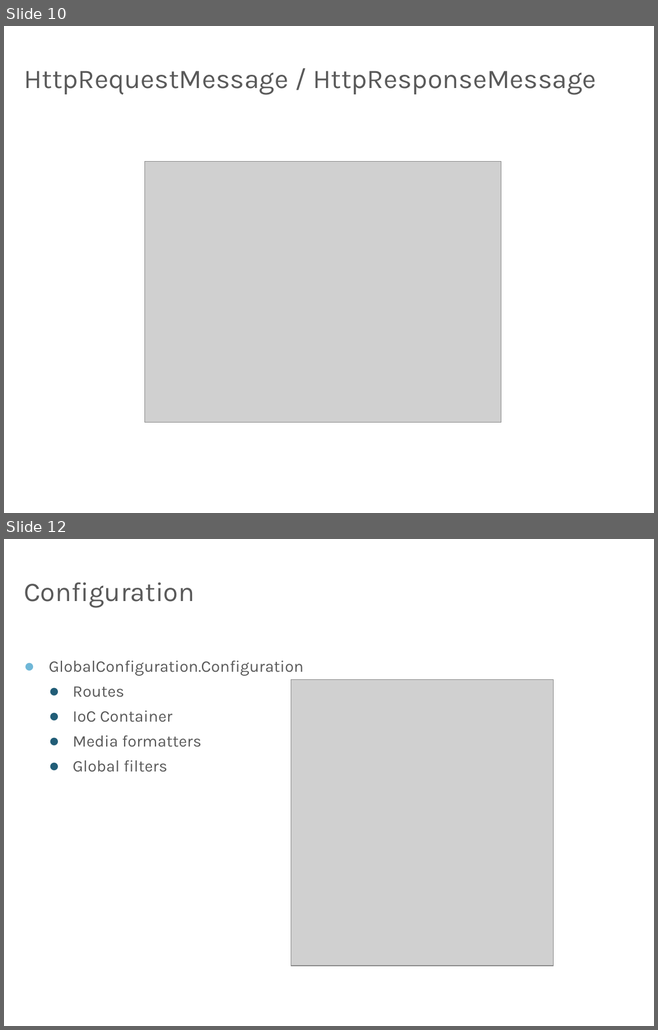
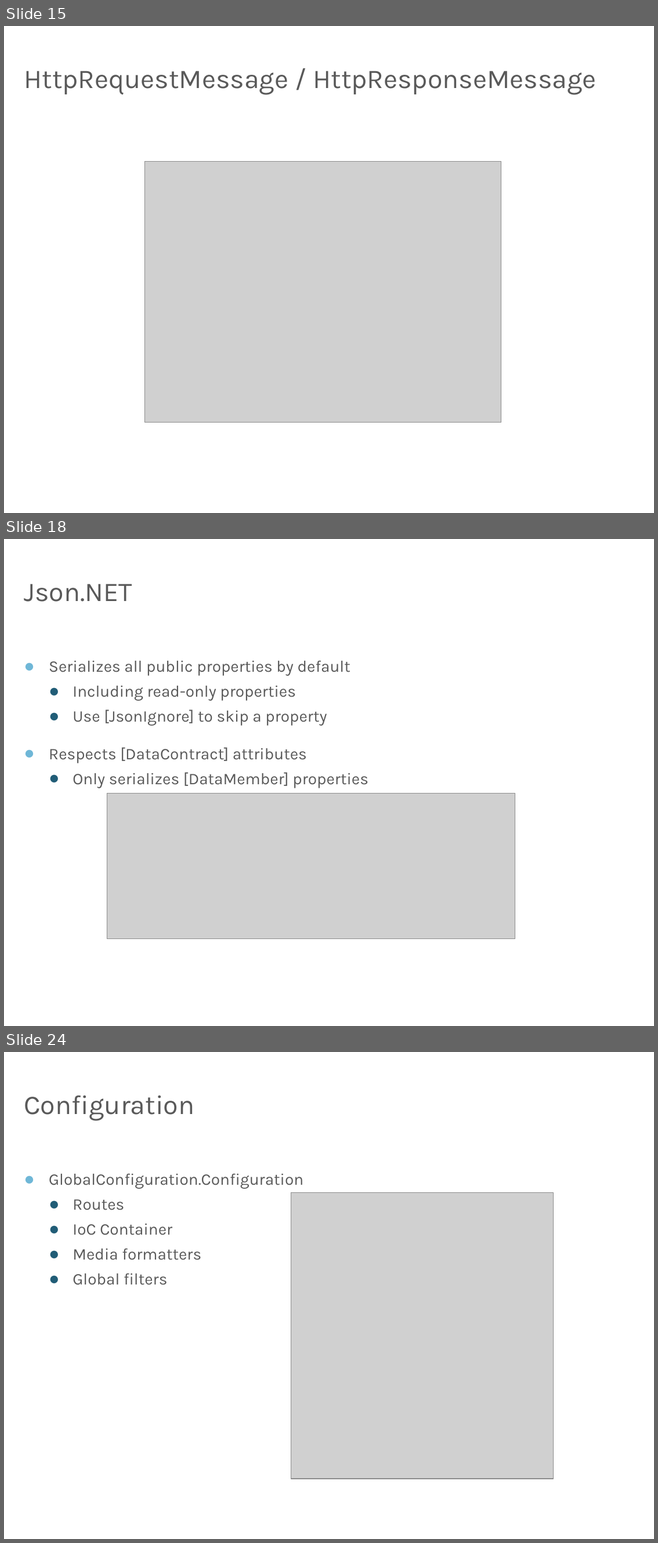
Before and after one commit to OdeToCode/classes, a slide deck: mvc/slides/w2_WebAPI_Core.pptx. Shown one above the other, each under a label of ours: slides 10 and 12 before the commit, slides 15, 18 and 24 after it; the slides between them are not shown. The pictures are 658x1030 and 658x1543 pixels, drawn with LibreOffice and Linux fonts; fonts in the diff are those of the drawing; grey boxes stand for pictures; background and template pictures are left out. Boxes give left, top, right and bottom in pixels: in the first picture for what was removed or moved away, otherwise in the second. Text is boxed around its words. In the diff, an @@ line names an element or a change of style, - is before the commit and + after.

```diff
--- a/mvc/slides/w2_WebAPI_Core.pptx
+++ b/mvc/slides/w2_WebAPI_Core.pptx
@@ slide 18 added at (4, 539, 654, 1026), background picture (left out) @@
@@ title added at (24, 584, 132, 602), 30 pt, text #595959 @@
+Json.NET
@@ text added at (49, 661, 368, 788), 18 pt, text #595959 @@
+● Serializes all public properties by default
+  ● Including read-only properties
+  ● Use [JsonIgnore] to skip a property
+● Respects [DataContract] attributes
+  ● Only serializes [DataMember] properties
@@ picture added at (107, 794, 514, 939) @@
@@ what was slide 10 is now slide 15 @@
@@ what was slide 12 is now slide 24 @@
```
Also in this commit, not shown: 1 slide changed, 15 other slides added, 1 other file.
